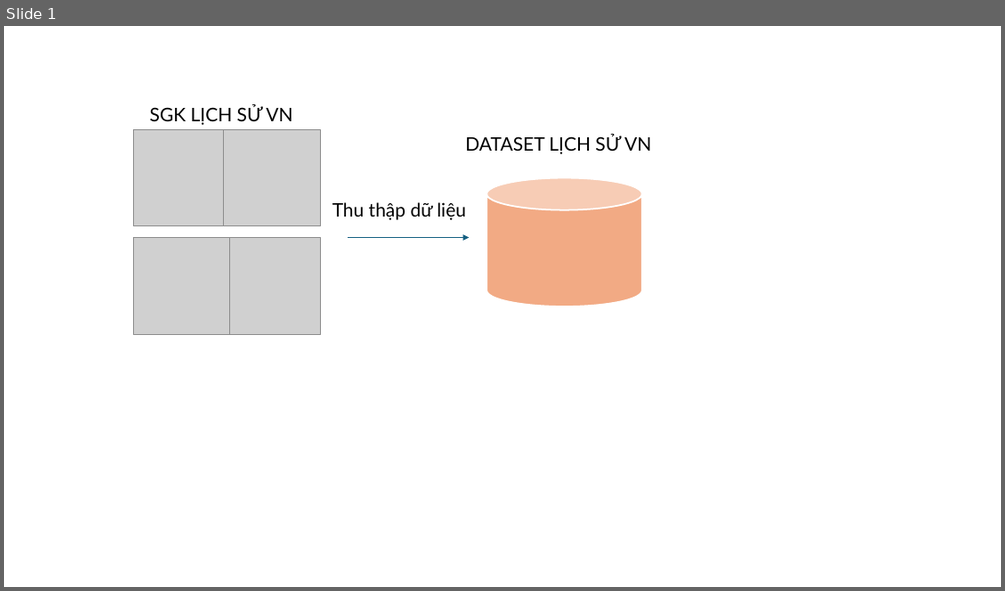
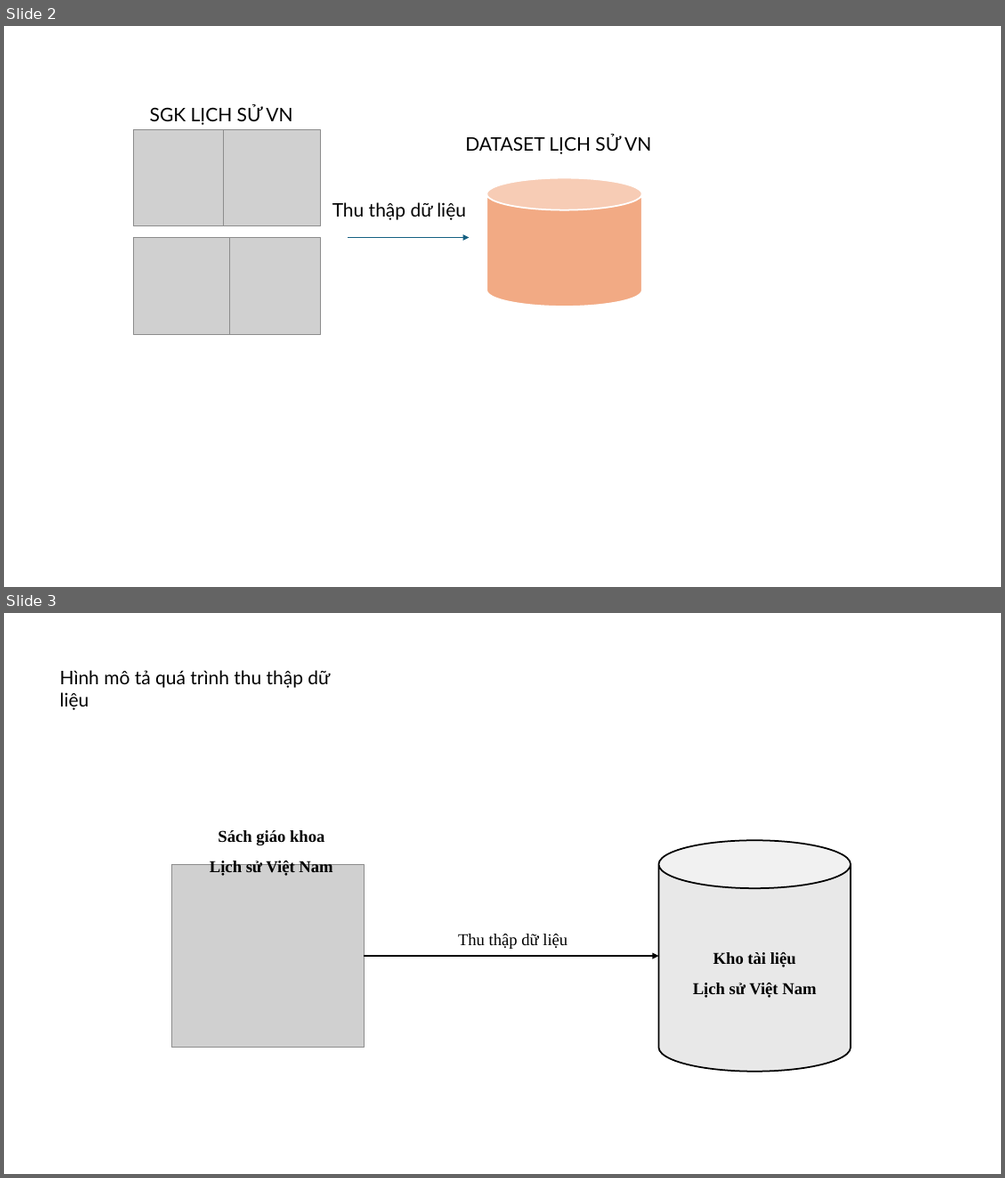
Before and after one commit to ngovanuc/Vietnamese_History_Chatbot, a slide deck: documents/hinh_ve_trong_cao_cao_do_an.pptx. Shown one above the other, each under a label of ours: slide 1 before the commit, slides 2 and 3 after it. The pictures are 1005x591 and 1005x1178 pixels, drawn with LibreOffice and Linux fonts; fonts in the diff are those of the drawing; grey boxes stand for pictures. Boxes give left, top, right and bottom in pixels: in the first picture for what was removed or moved away, otherwise in the second. Text is boxed around its words. In the diff, an @@ line names an element or a change of style, - is before the commit and + after.

```diff
--- a/documents/hinh_ve_trong_cao_cao_do_an.pptx
+++ b/documents/hinh_ve_trong_cao_cao_do_an.pptx
@@ slide 3 added at [4, 613, 1001, 1174], background #FFFFFF @@
@@ text added at [60, 670, 330, 710], 18 pt, text #000000 @@
+Hình mô tả quá trình thu thập dữ liệu
@@ text added at [210, 830, 332, 876], 16 pt, text #000000, bold @@
+Sách giáo khoa
+Lịch sử Việt Nam
@@ cylinder added at [659, 840, 851, 1071], fill #E8E8E8, outline #000000 1.5 pt, 16 pt, text #000000, bold @@
+Kho tài liệu
+Lịch sử Việt Nam
@@ picture added at [172, 864, 364, 1046] @@
@@ arrow added from (364, 956) to (659, 956), #000000 1.5 pt @@
@@ text added at [458, 933, 567, 949], 16 pt, text #000000 @@
+Thu thập dữ liệu
@@ what was slide 1 is now slide 2 @@
```
Also in this commit, not shown: 3 other slides added, 1 other file.
